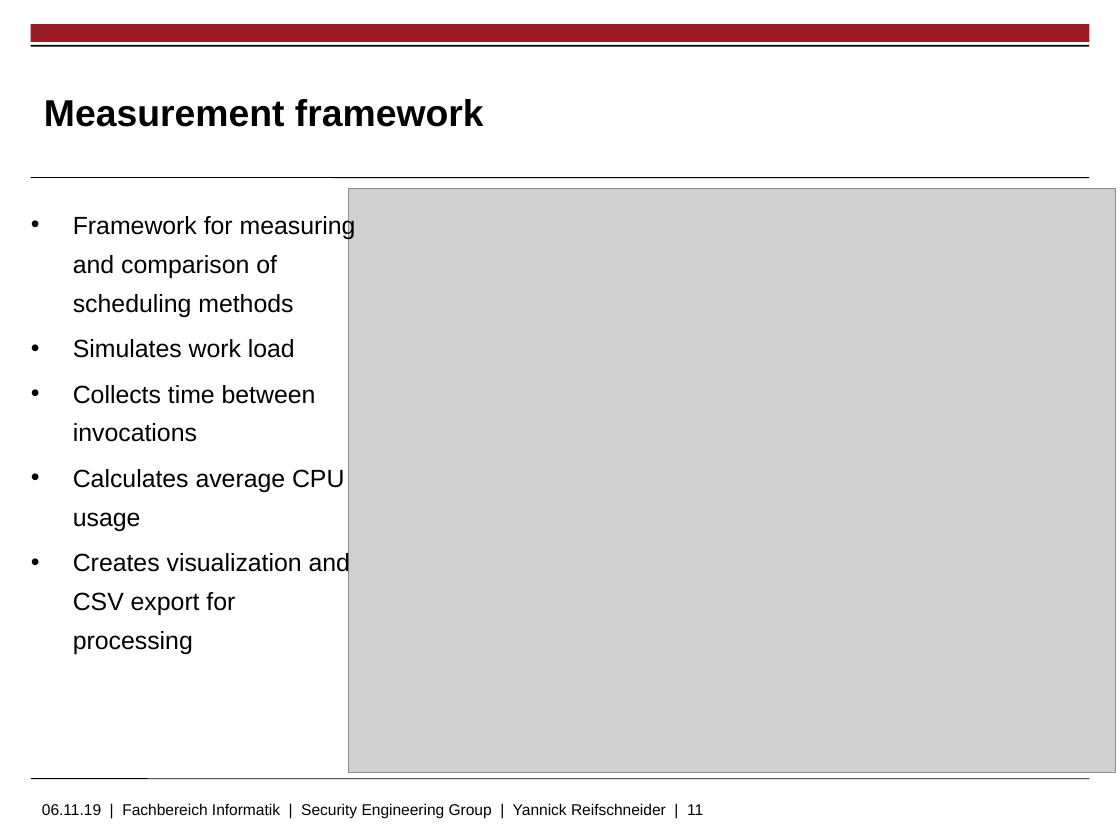
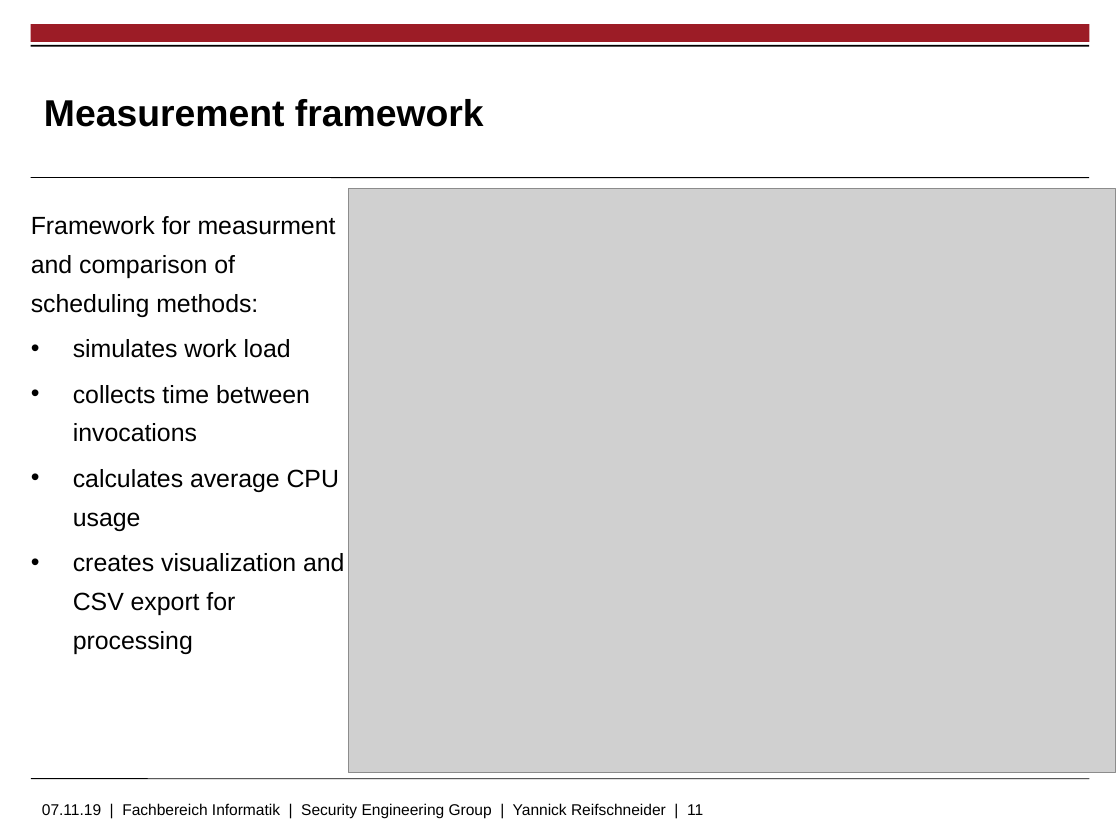
Before and after one commit to skidr0w/background-execution, a slide deck: slide 11 of thesis/slides.pptx. Drawn at 1120x840 pixels with LibreOffice and Linux fonts; fonts in the diff are those of the drawing; grey boxes stand for pictures; background and template pictures are left out. Boxes give left, top, right and bottom in pixels: in the first picture for what was removed or moved away, otherwise in the second. Text is boxed around its words. In the diff, an @@ line names an element or a change of style, - is before the commit and + after.

```diff
--- a/thesis/slides.pptx
+++ b/thesis/slides.pptx
@@ text at [31, 216, 344, 654]: text changed @@
-• Framework for measuring and comparison of scheduling methods
-• Simulates work load
-• Collects time between invocations
-• Calculates average CPU usage
-• Creates visualization and CSV export for processing
+Framework for measurment and comparison of scheduling methods:
+• simulates work load
+• collects time between invocations
+• calculates average CPU usage
+• creates visualization and CSV export for processing
@@ text at [42, 803, 703, 819]: text changed @@
-06.11.19 | Fachbereich Informatik | Security Engineering Group | Yannick Reifschneider | 11
+07.11.19 | Fachbereich Informatik | Security Engineering Group | Yannick Reifschneider | 11
```
Also in this commit, not shown: 13 other slides changed, 7 slides added, 3 slides removed.
